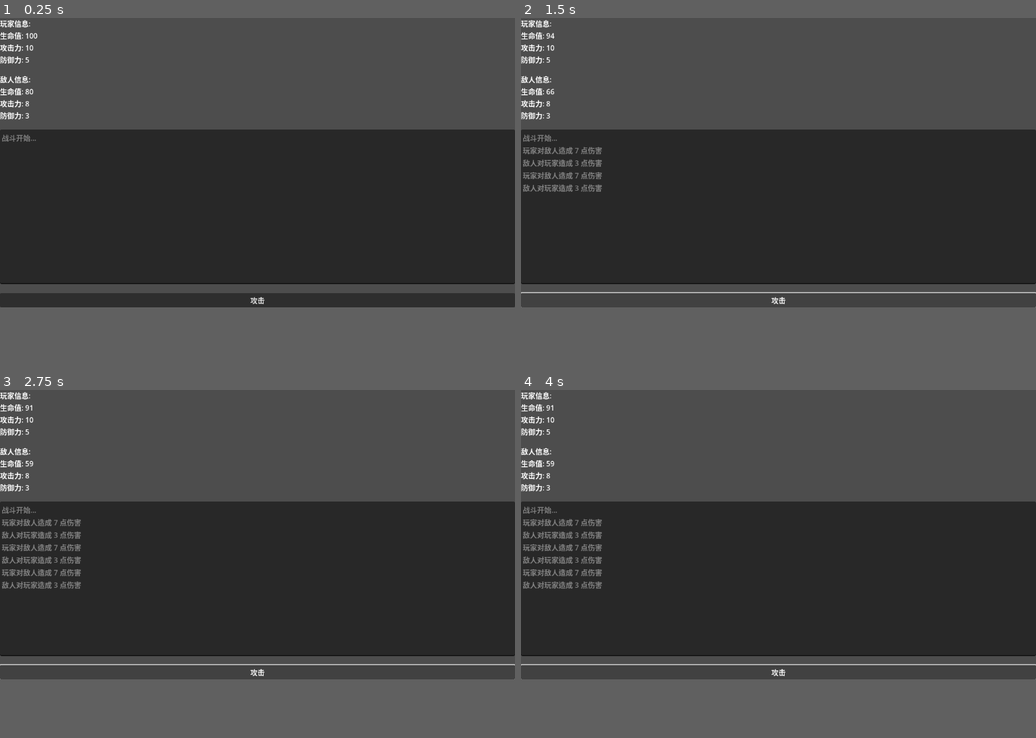
Above: before the commit, frames 1-4 (two rows, left to right).
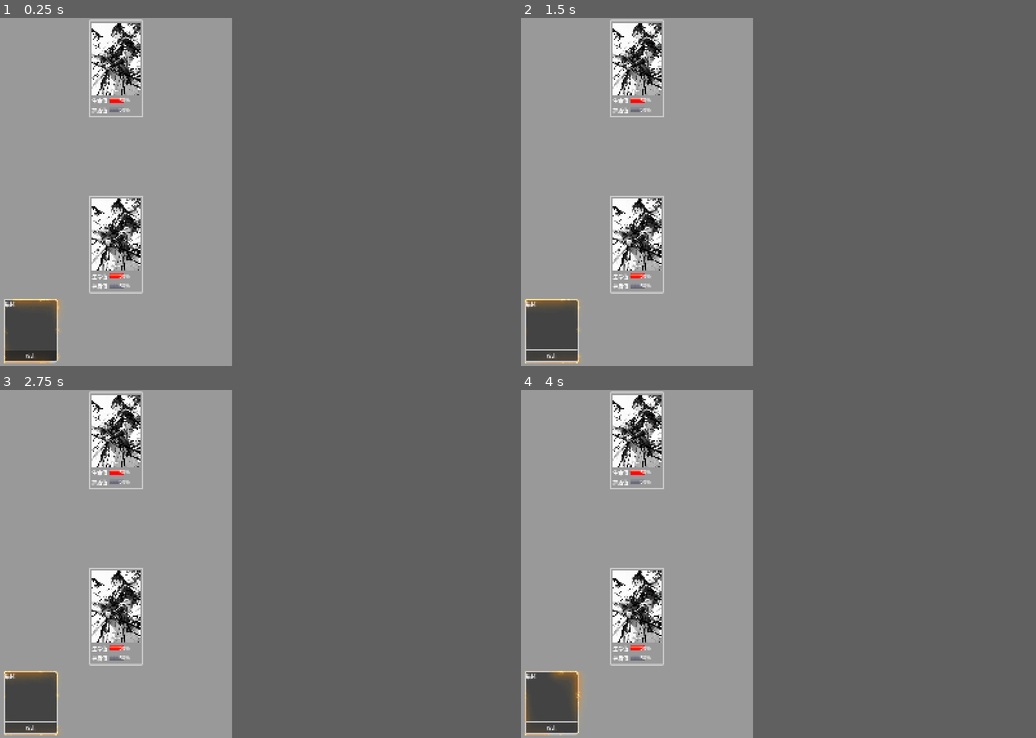
Above: after the commit, the same moments.

Repository: seven-it-work/xiu-xian
Game: Godot game, scene res://scenes/battle.tscn
Same seed, same stepped clock (60 frames per second), same inputs: the game is played once before the commit and once after it.
Inputs:
- Up to frame 1 (0.25 s): no input
- Up to frame 2 (1.5 s): click "攻击" at 0.5 s; click "攻击" at 1.25 s
- Up to frame 3 (2.75 s): click "攻击" at 2 s
- Up to frame 4 (4 s): no input
In our replay, the window is 799x449 before the commit and 360x540 after it. These sizes can differ from the game's own. Grey fills any space a smaller window leaves; there, only what the larger window draws over its background counts as a difference.

The runs differ from the first frame. In frame 1, 57% of the frame differs, in the area x 0-100%, y 0-100%; in frame 2, 60%; in frame 3, 59%; in frame 4, 59%.

Commit message:
战斗ui

Diff:
--- a/project.godot
+++ b/project.godot
@@ -15,6 +15,17 @@
 config/features=PackedStringArray("4.4", "GL Compatibility")
 config/icon="res://icon.svg"
 
+[display]
+
+window/size/viewport_width=360
+window/size/viewport_height=540
+window/stretch/aspect="keep_height"
+window/stretch/scale=0.5
+
+[editor_plugins]
+
+enabled=PackedStringArray("res://addons/codeandweb.texturepacker/plugin.cfg")
+
 [rendering]
 
 renderer/rendering_method="gl_compatibility"
--- a/scenes/battle.tscn
+++ b/scenes/battle.tscn
@@ -1,41 +1,185 @@
-[gd_scene load_steps=2 format=3 uid="uid://etrw33s6ro06"]
+[gd_scene load_steps=26 format=3 uid="uid://etrw33s6ro06"]
 
 [ext_resource type="Script" uid="uid://c3qpdu3rnsaeg" path="res://scripts/battle.gd" id="1_dn72j"]
+[ext_resource type="PackedScene" uid="uid://ci348ue1cl55n" path="res://ui/fight/fight_people/fight_people.tscn" id="2_th188"]
+[ext_resource type="Texture2D" uid="uid://pfgfaaqlo4tx" path="res://resource/guangquan/guangquan1_1.png" id="3_dd63g"]
+[ext_resource type="Texture2D" uid="uid://du6siajl510bj" path="res://resource/guangquan/guangquan1_2.png" id="4_fpf3k"]
+[ext_resource type="Texture2D" uid="uid://buaty11it5aqd" path="res://resource/guangquan/guangquan1_3.png" id="5_bi5l8"]
+[ext_resource type="Texture2D" uid="uid://6ji5yk70tk74" path="res://resource/guangquan/guangquan1_4.png" id="6_jt4d8"]
+[ext_resource type="Texture2D" uid="uid://ddmtwoob4x2ub" path="res://resource/guangquan/guangquan1_5.png" id="7_kl6ie"]
+[ext_resource type="Texture2D" uid="uid://dyy2ns7klf225" path="res://resource/guangquan/guangquan1_6.png" id="8_1m01a"]
+[ext_resource type="Texture2D" uid="uid://k1a5wmqyh1m7" path="res://resource/guangquan/guangquan1_7.png" id="9_lv4so"]
+[ext_resource type="Texture2D" uid="uid://duw0e3v3l2da5" path="res://resource/guangquan/guangquan1_8.png" id="10_eivww"]
+[ext_resource type="Texture2D" uid="uid://diru1h1sjdlre" path="res://resource/guangquan/guangquan1_9.png" id="11_rwtbh"]
+[ext_resource type="Texture2D" uid="uid://l5e7m6xcrhc" path="res://resource/guangquan/guangquan1_10.png" id="12_f0g0v"]
+[ext_resource type="Texture2D" uid="uid://cua8nr70a7ihj" path="res://resource/guangquan/guangquan1_11.png" id="13_at2n2"]
+[ext_resource type="Texture2D" uid="uid://bulcje8fhp60g" path="res://resource/guangquan/guangquan1_12.png" id="14_e50ek"]
+[ext_resource type="Texture2D" uid="uid://bhx67qs3rnh3s" path="res://resource/guangquan/guangquan1_13.png" id="15_mpb26"]
+[ext_resource type="Texture2D" uid="uid://dnevtqdqcfpko" path="res://resource/guangquan/guangquan1_14.png" id="16_4u087"]
+[ext_resource type="Texture2D" uid="uid://xctpvndxwb1p" path="res://resource/guangquan/guangquan1_15.png" id="17_fqtyt"]
+[ext_resource type="Texture2D" uid="uid://d05cj3pxk6hsk" path="res://resource/guangquan/guangquan1_16.png" id="18_8a2ah"]
+[ext_resource type="Texture2D" uid="uid://dj2wgf7b77xjd" path="res://resource/guangquan/guangquan1_17.png" id="19_ikjs2"]
+[ext_resource type="Texture2D" uid="uid://bb83plfwf0sm6" path="res://resource/guangquan/guangquan1_18.png" id="20_1rdfn"]
+[ext_resource type="Texture2D" uid="uid://d2ae451l4vy3d" path="res://resource/guangquan/guangquan1_19.png" id="21_r0ctv"]
+[ext_resource type="Texture2D" uid="uid://ct0lbiw4pi48a" path="res://resource/guangquan/guangquan1_20.png" id="22_4gblq"]
 
-[node name="Battle" type="Control"]
-layout_mode = 3
+[sub_resource type="StyleBoxFlat" id="StyleBoxFlat_th188"]
+content_margin_left = 10.0
+content_margin_top = 10.0
+content_margin_right = 10.0
+content_margin_bottom = 10.0
+
+[sub_resource type="StyleBoxFlat" id="StyleBoxFlat_jt4d8"]
+bg_color = Color(0.262932, 0.262932, 0.262932, 1)
+border_width_left = 5
+border_width_top = 5
+border_width_right = 5
+border_width_bottom = 5
+corner_radius_top_left = 10
+corner_radius_top_right = 10
+corner_radius_bottom_right = 10
+
+[sub_resource type="SpriteFrames" id="SpriteFrames_bi5l8"]
+animations = [{
+"frames": [{
+"duration": 1.0,
+"texture": ExtResource("3_dd63g")
+}, {
+"duration": 1.0,
+"texture": ExtResource("4_fpf3k")
+}, {
+"duration": 1.0,
+"texture": ExtResource("5_bi5l8")
+}, {
+"duration": 1.0,
+"texture": ExtResource("6_jt4d8")
+}, {
+"duration": 1.0,
+"texture": ExtResource("7_kl6ie")
+}, {
+"duration": 1.0,
+"texture": ExtResource("8_1m01a")
+}, {
+"duration": 1.0,
+"texture": ExtResource("9_lv4so")
+}, {
+"duration": 1.0,
+"texture": ExtResource("10_eivww")
+}, {
+"duration": 1.0,
+"texture": ExtResource("11_rwtbh")
+}, {
+"duration": 1.0,
+"texture": ExtResource("12_f0g0v")
+}, {
+"duration": 1.0,
+"texture": ExtResource("13_at2n2")
+}, {
+"duration": 1.0,
+"texture": ExtResource("14_e50ek")
+}, {
+"duration": 1.0,
+"texture": ExtResource("15_mpb26")
+}, {
+"duration": 1.0,
+"texture": ExtResource("16_4u087")
+}, {
+"duration": 1.0,
+"texture": ExtResource("17_fqtyt")
+}, {
+"duration": 1.0,
+"texture": ExtResource("18_8a2ah")
+}, {
+"duration": 1.0,
+"texture": ExtResource("19_ikjs2")
+}, {
+"duration": 1.0,
+"texture": ExtResource("20_1rdfn")
+}, {
+"duration": 1.0,
+"texture": ExtResource("21_r0ctv")
+}, {
+"duration": 1.0,
+"texture": ExtResource("22_4gblq")
+}],
+"loop": true,
+"name": &"default",
+"speed": 5.0
+}]
+
+[node name="Battle" type="PanelContainer"]
 anchors_preset = 15
 anchor_right = 1.0
 anchor_bottom = 1.0
 grow_horizontal = 2
 grow_vertical = 2
+theme_override_styles/panel = SubResource("StyleBoxFlat_th188")
 script = ExtResource("1_dn72j")
 
 [node name="VBoxContainer" type="VBoxContainer" parent="."]
-layout_mode = 1
-anchors_preset = 15
-anchor_right = 1.0
-anchor_bottom = 1.0
-grow_horizontal = 2
-grow_vertical = 2
+layout_mode = 2
 theme_override_constants/separation = 20
 
-[node name="PlayerInfo" type="Label" parent="VBoxContainer"]
-layout_mode = 2
-text = "玩家信息"
-
-[node name="EnemyInfo" type="Label" parent="VBoxContainer"]
-layout_mode = 2
-text = "敌人信息"
-
 [node name="BattleLog" type="TextEdit" parent="VBoxContainer"]
+visible = false
 layout_mode = 2
 size_flags_vertical = 3
 text = "战斗开始..."
 editable = false
 
-[node name="AttackButton" type="Button" parent="VBoxContainer"]
+[node name="Enemy" type="HBoxContainer" parent="VBoxContainer"]
+layout_mode = 2
+alignment = 1
+
+[node name="PanelContainer" parent="VBoxContainer/Enemy" instance=ExtResource("2_th188")]
+layout_mode = 2
+
+[node name="空" type="Label" parent="VBoxContainer"]
+layout_mode = 2
+size_flags_vertical = 3
+
+[node name="player" type="HBoxContainer" parent="VBoxContainer"]
+layout_mode = 2
+alignment = 1
+
+[node name="PanelContainer" parent="VBoxContainer/player" instance=ExtResource("2_th188")]
+layout_mode = 2
+
+[node name="SkillList" type="ScrollContainer" parent="VBoxContainer"]
+custom_minimum_size = Vector2(0, 200)
+layout_mode = 2
+
+[node name="GridContainer" type="GridContainer" parent="VBoxContainer/SkillList"]
+layout_mode = 2
+size_flags_horizontal = 3
+size_flags_vertical = 3
+columns = 2
+
+[node name="PanelContainer" type="PanelContainer" parent="VBoxContainer/SkillList/GridContainer"]
+custom_minimum_size = Vector2(170, 200)
+layout_mode = 2
+theme_override_styles/panel = SubResource("StyleBoxFlat_jt4d8")
+
+[node name="VBoxContainer" type="VBoxContainer" parent="VBoxContainer/SkillList/GridContainer/PanelContainer"]
+layout_mode = 2
+alignment = 1
+
+[node name="AnimatedSprite2D" type="AnimatedSprite2D" parent="VBoxContainer/SkillList/GridContainer/PanelContainer/VBoxContainer"]
+position = Vector2(80, 99.5)
+scale = Vector2(1.2046, 1.59336)
+sprite_frames = SubResource("SpriteFrames_bi5l8")
+autoplay = "default"
+frame = 12
+frame_progress = 0.626275
+
+[node name="RichTextLabel" type="RichTextLabel" parent="VBoxContainer/SkillList/GridContainer/PanelContainer/VBoxContainer"]
+custom_minimum_size = Vector2(0, 100)
+layout_mode = 2
+size_flags_vertical = 3
+text = "描述"
+
+[node name="AttackButton" type="Button" parent="VBoxContainer/SkillList/GridContainer/PanelContainer/VBoxContainer"]
 layout_mode = 2
 text = "攻击"
 
-[connection signal="pressed" from="VBoxContainer/AttackButton" to="." method="_on_attack_button_pressed"]
+[connection signal="pressed" from="VBoxContainer/SkillList/GridContainer/PanelContainer/VBoxContainer/AttackButton" to="." method="_on_attack_button_pressed"]
--- a/scripts/battle.gd
+++ b/scripts/battle.gd
@@ -17,7 +17,7 @@
 	# 检查敌人是否死亡
 	if enemy.hp <= 0:
 		$VBoxContainer/BattleLog.text += "\n战斗胜利！"
-		$VBoxContainer/AttackButton.disabled = true
+		#$VBoxContainer/AttackButton.disabled = true
 		return
 
 	# 敌人反击
@@ -33,5 +33,6 @@
 	update_ui()
 
 func update_ui():
-	$VBoxContainer/PlayerInfo.text = "玩家信息:\n生命值: %d\n攻击力: %d\n防御力: %d" % [player.hp, player.atk, player.def]
-	$VBoxContainer/EnemyInfo.text = "敌人信息:\n生命值: %d\n攻击力: %d\n防御力: %d" % [enemy.hp, enemy.atk, enemy.def]
+	pass
+	#$VBoxContainer/PlayerInfo.text = "玩家信息:\n生命值: %d\n攻击力: %d\n防御力: %d" % [player.hp, player.atk, player.def]
+	#$VBoxContainer/EnemyInfo.text = "敌人信息:\n生命值: %d\n攻击力: %d\n防御力: %d" % [enemy.hp, enemy.atk, enemy.def]
--- /dev/null
+++ b/test.tscn
@@ -0,0 +1,19 @@
+[gd_scene load_steps=2 format=3 uid="uid://1va80oujdru2"]
+
+[ext_resource type="PackedScene" uid="uid://etrw33s6ro06" path="res://scenes/battle.tscn" id="1_37kl0"]
+
+[node name="Test" type="Control"]
+layout_mode = 3
+anchors_preset = 15
+anchor_right = 1.0
+anchor_bottom = 1.0
+grow_horizontal = 2
+grow_vertical = 2
+
+[node name="ScrollContainer" type="ScrollContainer" parent="."]
+layout_mode = 0
+offset_right = 40.0
+offset_bottom = 40.0
+
+[node name="Battle" parent="ScrollContainer" instance=ExtResource("1_37kl0")]
+layout_mode = 2
--- /dev/null
+++ b/ui/fight/fight_people/fight_people.gd
@@ -0,0 +1 @@
+extends PanelContainer
--- /dev/null
+++ b/ui/fight/fight_people/fight_people.tscn
@@ -0,0 +1,73 @@
+[gd_scene load_steps=10 format=3 uid="uid://ci348ue1cl55n"]
+
+[ext_resource type="Script" uid="uid://3r2r2un7fyyi" path="res://ui/fight/fight_people/fight_people.gd" id="1_6e67p"]
+[ext_resource type="Texture2D" uid="uid://bo73e3dmg2xaa" path="res://resource/test1.png" id="2_jrh2p"]
+[ext_resource type="Texture2D" uid="uid://csa2tiiqvj1wp" path="res://ui/fight/fight_people/hp_red.png" id="3_hlk0h"]
+[ext_resource type="Texture2D" uid="uid://bbcxboosd2flw" path="res://ui/fight/fight_people/hp_limitred.png" id="4_jx4dm"]
+
+[sub_resource type="StyleBoxFlat" id="StyleBoxFlat_jrh2p"]
+border_width_left = 5
+border_width_top = 5
+border_width_right = 5
+border_width_bottom = 5
+corner_radius_top_left = 5
+corner_radius_top_right = 5
+corner_radius_bottom_right = 5
+corner_radius_bottom_left = 5
+expand_margin_left = 5.0
+expand_margin_top = 5.0
+expand_margin_right = 5.0
+expand_margin_bottom = 5.0
+
+[sub_resource type="StyleBoxEmpty" id="StyleBoxEmpty_vv3og"]
+
+[sub_resource type="StyleBoxTexture" id="StyleBoxTexture_7l4o1"]
+texture = ExtResource("3_hlk0h")
+
+[sub_resource type="StyleBoxEmpty" id="StyleBoxEmpty_1wfvc"]
+
+[sub_resource type="StyleBoxTexture" id="StyleBoxTexture_arsp2"]
+texture = ExtResource("4_jx4dm")
+
+[node name="PanelContainer" type="PanelContainer"]
+theme_override_styles/panel = SubResource("StyleBoxFlat_jrh2p")
+script = ExtResource("1_6e67p")
+
+[node name="VBoxContainer" type="VBoxContainer" parent="."]
+layout_mode = 2
+
+[node name="TextureRect" type="TextureRect" parent="VBoxContainer"]
+custom_minimum_size = Vector2(150, 0)
+layout_mode = 2
+texture = ExtResource("2_jrh2p")
+expand_mode = 5
+
+[node name="HBoxContainer" type="HBoxContainer" parent="VBoxContainer"]
+layout_mode = 2
+
+[node name="Label" type="Label" parent="VBoxContainer/HBoxContainer"]
+layout_mode = 2
+text = "生命值"
+
+[node name="ProgressBar" type="ProgressBar" parent="VBoxContainer/HBoxContainer"]
+layout_mode = 2
+size_flags_horizontal = 3
+theme_override_styles/background = SubResource("StyleBoxEmpty_vv3og")
+theme_override_styles/fill = SubResource("StyleBoxTexture_7l4o1")
+step = 1.0
+value = 50.0
+
+[node name="HBoxContainer2" type="HBoxContainer" parent="VBoxContainer"]
+layout_mode = 2
+
+[node name="Label" type="Label" parent="VBoxContainer/HBoxContainer2"]
+layout_mode = 2
+text = "护盾值"
+
+[node name="ProgressBar" type="ProgressBar" parent="VBoxContainer/HBoxContainer2"]
+layout_mode = 2
+size_flags_horizontal = 3
+theme_override_styles/background = SubResource("StyleBoxEmpty_1wfvc")
+theme_override_styles/fill = SubResource("StyleBoxTexture_arsp2")
+step = 1.0
+value = 50.0
Binary file added: resource/guangquan/guangquan1_1.png
Not shown, added: resource/guangquan/guangquan1_1.png.import
Binary file added: resource/guangquan/guangquan1_10.png
Not shown, added: resource/guangquan/guangquan1_10.png.import
Binary file added: resource/guangquan/guangquan1_11.png
Not shown, added: resource/guangquan/guangquan1_11.png.import
Binary file added: resource/guangquan/guangquan1_12.png
Not shown, added: resource/guangquan/guangquan1_12.png.import
Binary file added: resource/guangquan/guangquan1_13.png
Not shown, added: resource/guangquan/guangquan1_13.png.import
Binary file added: resource/guangquan/guangquan1_14.png
Not shown, added: resource/guangquan/guangquan1_14.png.import
(and 37 more such lines)
